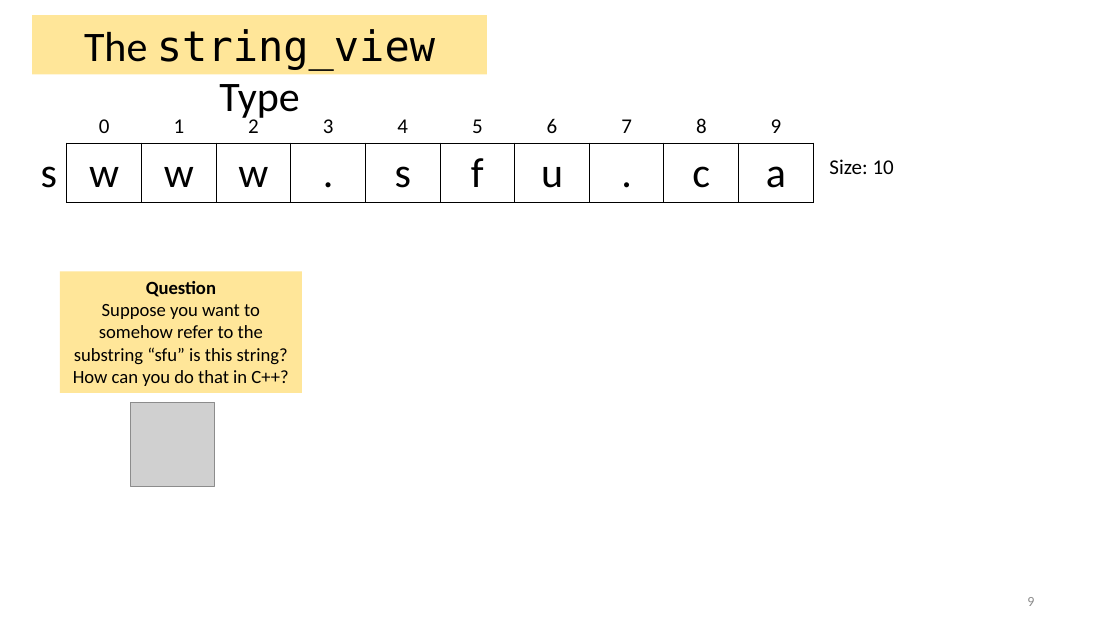
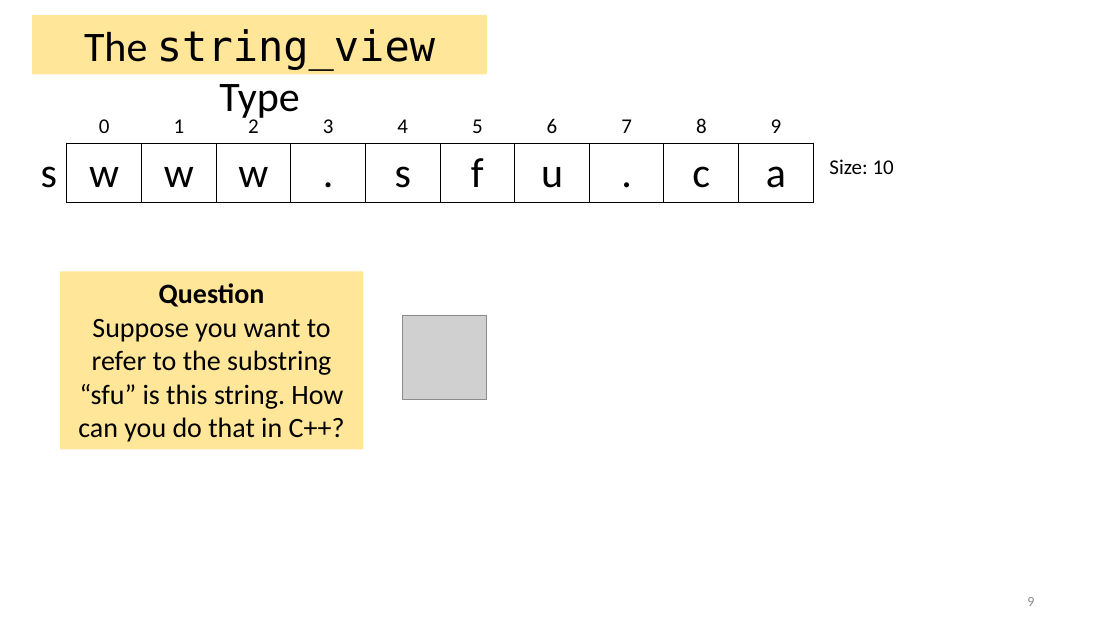
Before and after one commit to tjd1234/cmpt225fall2023, a slide deck: slide 9 of lecture_notes/week12/week12_strings.pptx. Drawn at 1120x630 pixels with LibreOffice and Linux fonts; fonts in the diff are those of the drawing; grey boxes stand for pictures. Boxes give left, top, right and bottom in pixels: in the first picture for what was removed or moved away, otherwise in the second. Text is boxed around its words. In the diff, an @@ line names an element or a change of style, - is before the commit and + after.

```diff
--- a/lecture_notes/week12/week12_strings.pptx
+++ b/lecture_notes/week12/week12_strings.pptx
@@ rectangle "Question" resized from (x1=60, y1=271, x2=302, y2=393) to (x1=60, y1=271, x2=363, y2=450) @@
@@ text in rectangle at (x1=159, y1=283, x2=265, y2=307): size 16 to 24 pt in "Question" @@
@@ text in rectangle at (x1=78, y1=319, x2=345, y2=442): text changed; size 16 to 24 pt @@
-Suppose you want to somehow refer to the substring “sfu” is this string? How can you do that in C++?
+Suppose you want to refer to the substring “sfu” is this string. How can you do that in C++?
@@ picture added at (x1=403, y1=315, x2=487, y2=399) @@
@@ picture removed at (x1=131, y1=402, x2=215, y2=486) @@
```
Also in this commit, not shown: 13 other slides changed, 1 other file.
